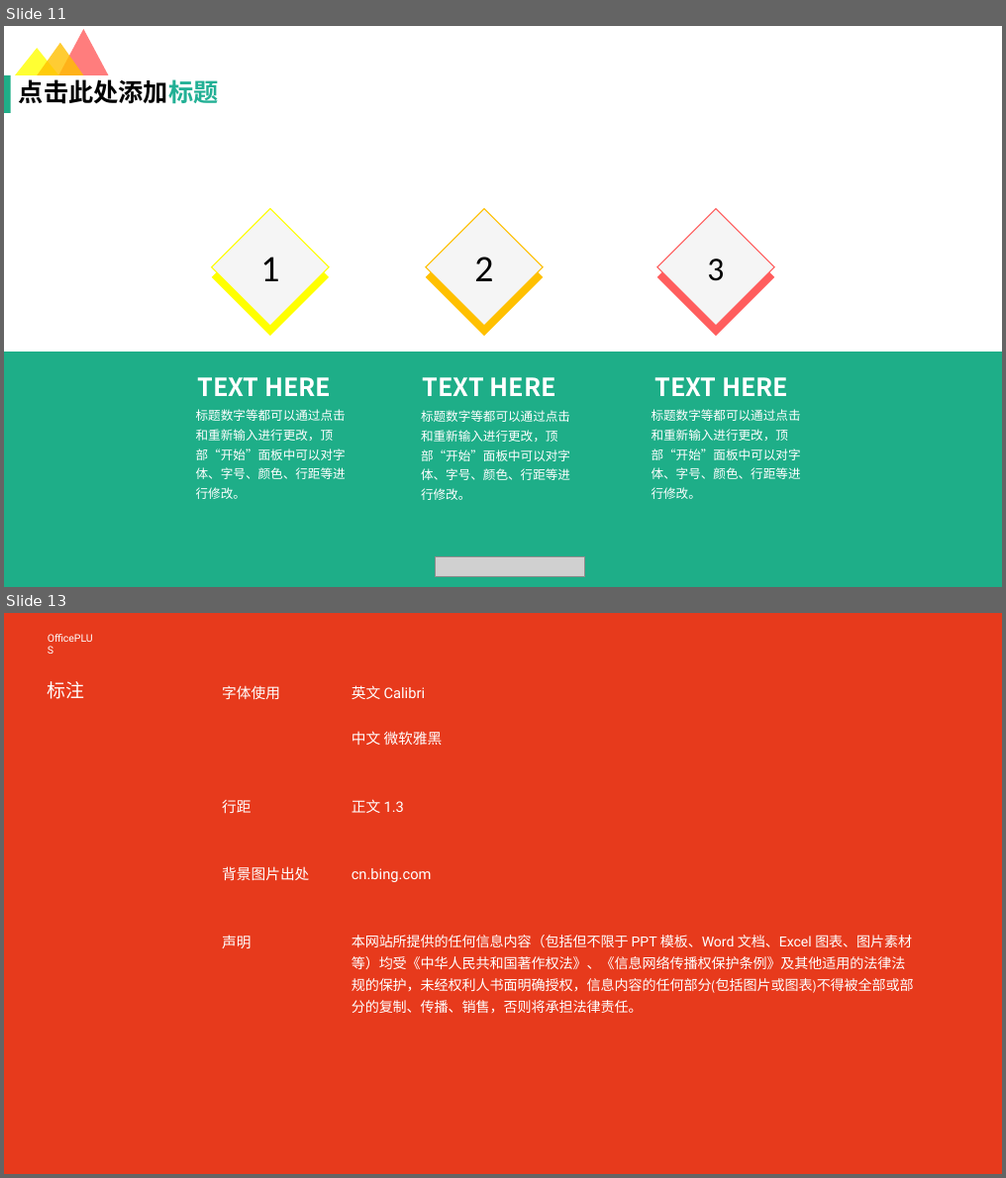
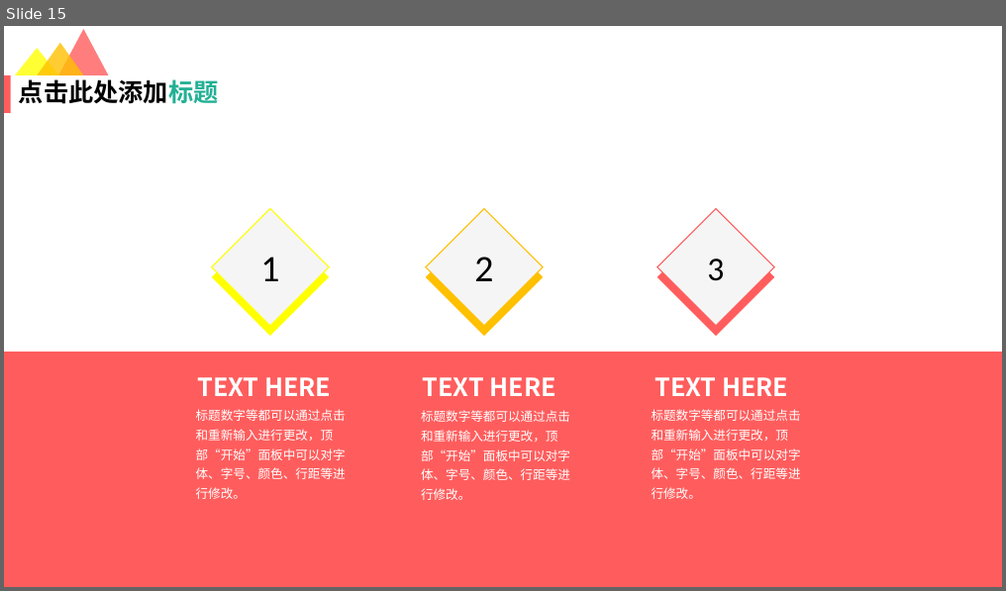
Before and after one commit to lucasxlu/CVLH, a slide deck: src/main/python/report_result/GovReport.pptx. Shown one above the other, each under a label of ours: slides 11 and 13 before the commit, slide 15 after it; the slides between them are not shown. The pictures are 1006x1178 and 1006x591 pixels, drawn with LibreOffice and Linux fonts; fonts in the diff are those of the drawing; grey boxes stand for pictures. Boxes give left, top, right and bottom in pixels: in the first picture for what was removed or moved away, otherwise in the second. Text is boxed around its words. In the diff, an @@ line names an element or a change of style, - is before the commit and + after.

```diff
--- a/src/main/python/report_result/GovReport.pptx
+++ b/src/main/python/report_result/GovReport.pptx
@@ slide 13 removed at [4, 613, 1002, 1174], background #E73A1C @@
@@ text removed at [40, 628, 104, 649] @@
-OfficePLUS
@@ text removed at [48, 681, 85, 699] @@
-标注
@@ text removed at [222, 685, 309, 949] @@
-字体使用
-行距
-背景图片出处
-声明
@@ text removed at [351, 685, 914, 1013] @@
-英文 Calibri
-中文 微软雅黑
-正文 1.3
-cn.bing.com
-本网站所提供的任何信息内容（包括但不限于 PPT 模板、Word 文档、Excel 图表、图片素材等）均受《中华人民共和国著作权法》、《信息网络传播权保护条例》及其他适用的法律法规的保护，未经权利人书面明确授权，信息内容的任何部分(包括图片或图表)不得被全部或部分的复制、传播、销售，否则将承担法律责任。
@@ what was slide 11 is now slide 15 @@
@@ slide 15 changed as well @@
@@ rectangle at [4, 76, 11, 113]: fill #1EAE88 to #FF5D5D @@
@@ rectangle at [4, 352, 1002, 587]: fill #1EAE88 to #FF5D5D @@
@@ picture removed at [436, 558, 585, 577] @@
```
Also in this commit, not shown: 4 other slides changed, 13 slides added, 8 other slides removed, 24 other files.
